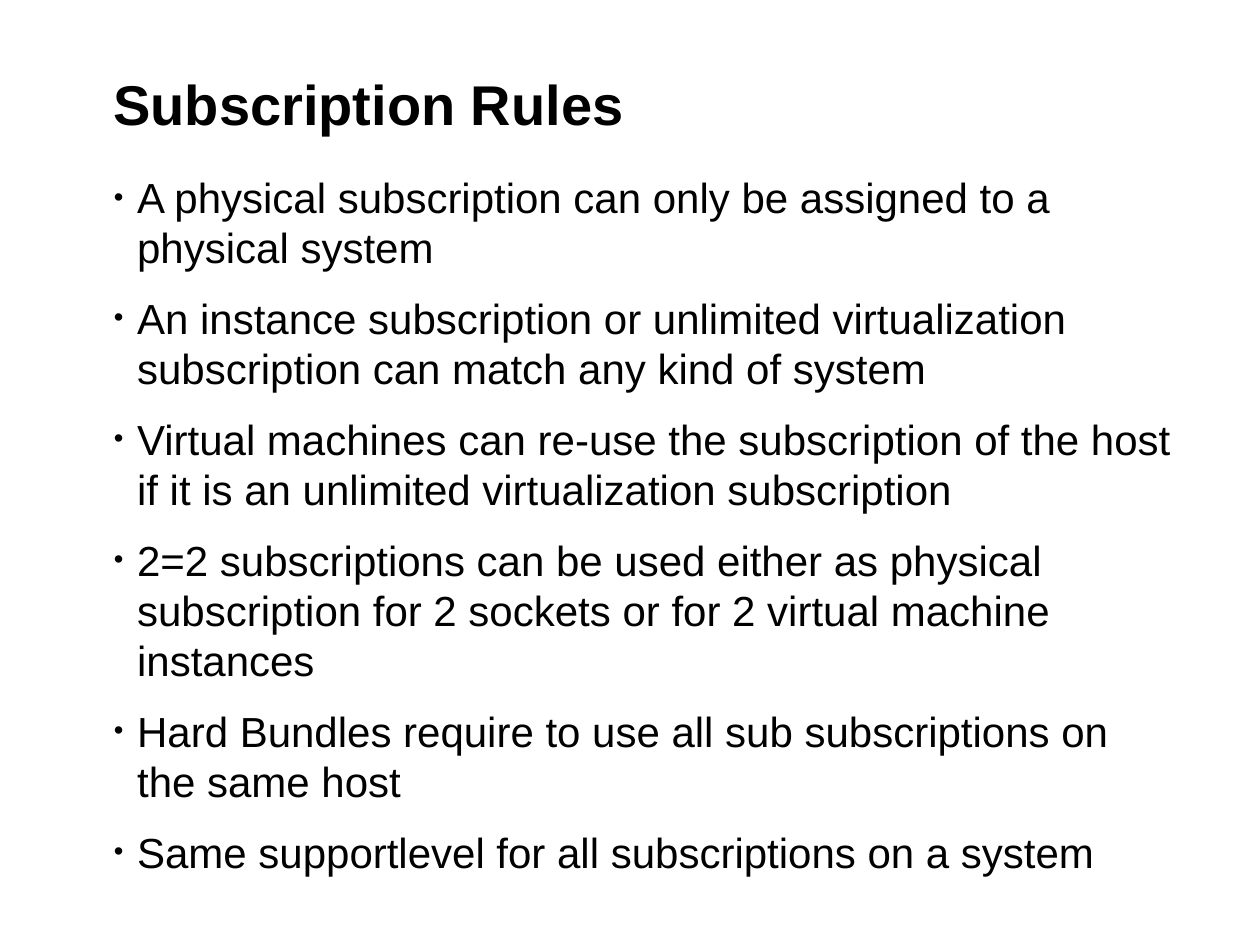
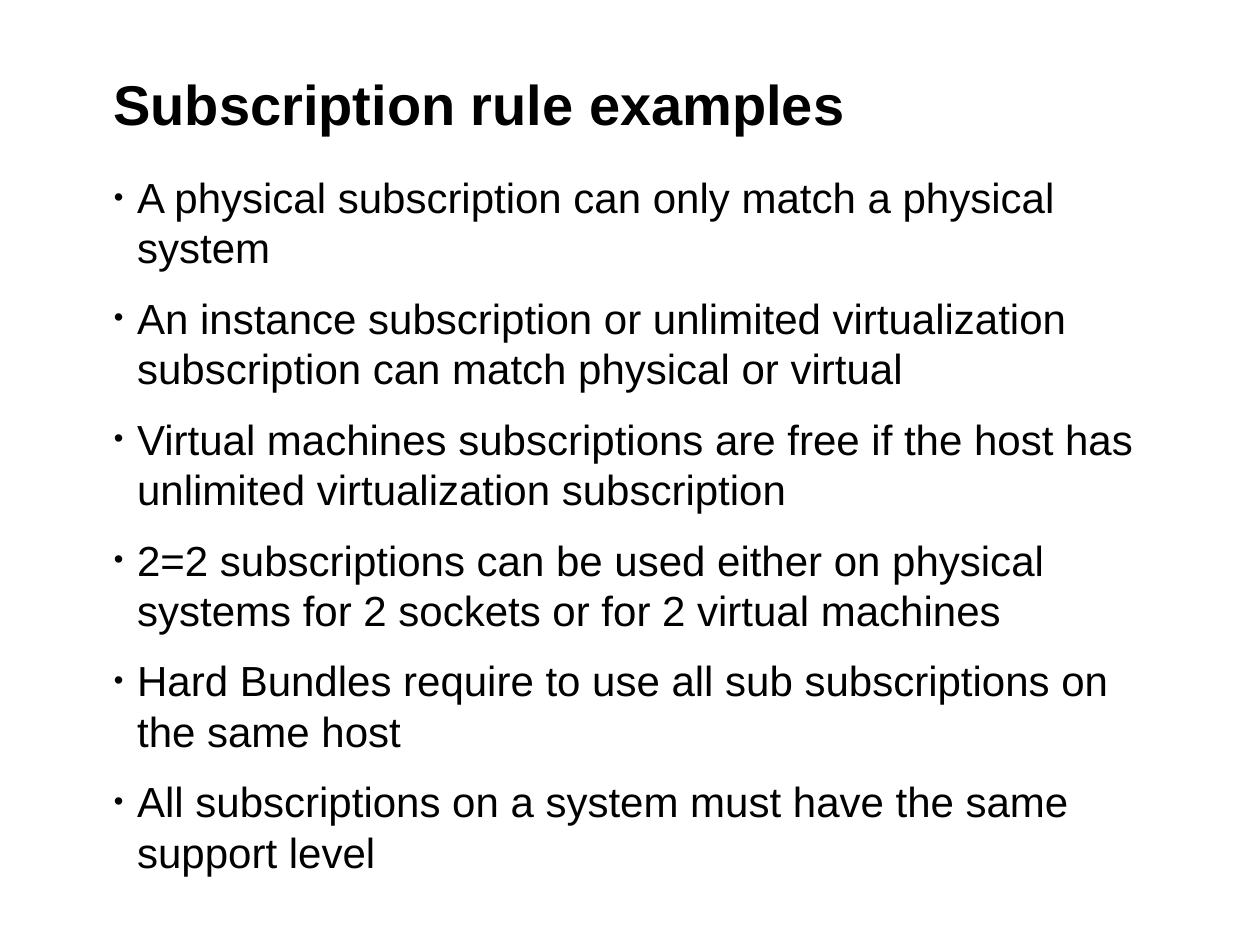
Before and after one commit to hustodemon/subscription-matcher, a slide deck: slide 10 of doc/SubscriptionCounting.odp. Drawn at 1260x945 pixels with LibreOffice and Linux fonts; fonts in the diff are those of the drawing; background and template pictures are left out. Boxes give left, top, right and bottom in pixels: in the first picture for what was removed or moved away, otherwise in the second. Text is boxed around its words. In the diff, an @@ line names an element or a change of style, - is before the commit and + after.

```diff
--- a/doc/SubscriptionCounting.odp
+++ b/doc/SubscriptionCounting.odp
@@ title at <box>113,84,844,136</box>: text changed @@
-Subscription Rules
+Subscription rule examples
@@ text at <box>137,182,1133,634</box>: text changed @@
-• A physical subscription can only be assigned to a physical system
-• An instance subscription or unlimited virtualization subscription can match any kind of system
-• Virtual machines can re-use the subscription of the host if it is an unlimited virtualization subscription
-• 2=2 subscriptions can be used either as physical subscription for 2 sockets or for 2 virtual machine instances
+• A physical subscription can only match a physical system
+• An instance subscription or unlimited virtualization subscription can match physical or virtual
+• Virtual machines subscriptions are free if the host has unlimited virtualization subscription
+• 2=2 subscriptions can be used either on physical systems for 2 sockets or for 2 virtual machines
@@ text at <box>137,786,1069,876</box>: text changed @@
-• Same supportlevel for all subscriptions on a system
+• All subscriptions on a system must have the same support level
```
Also in this commit, not shown: 16 other slides changed, 2 slides added, 1 slide removed.
